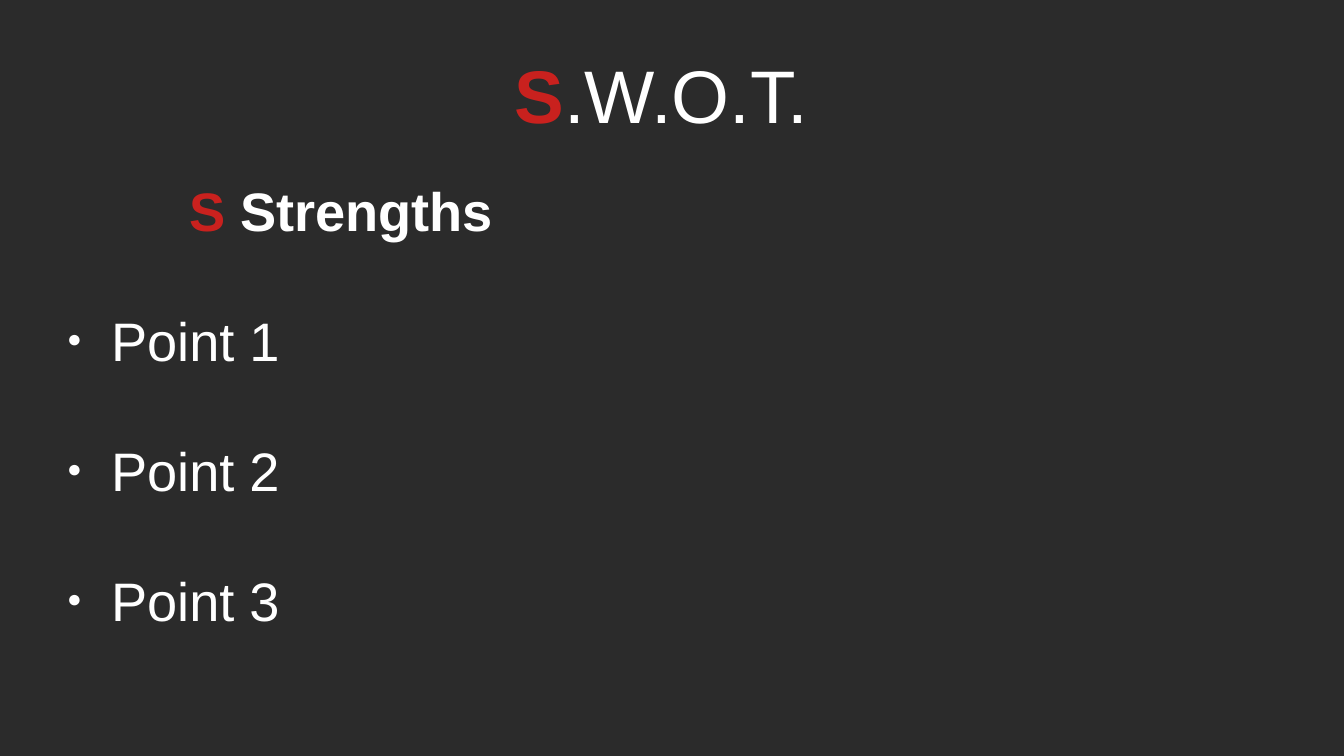
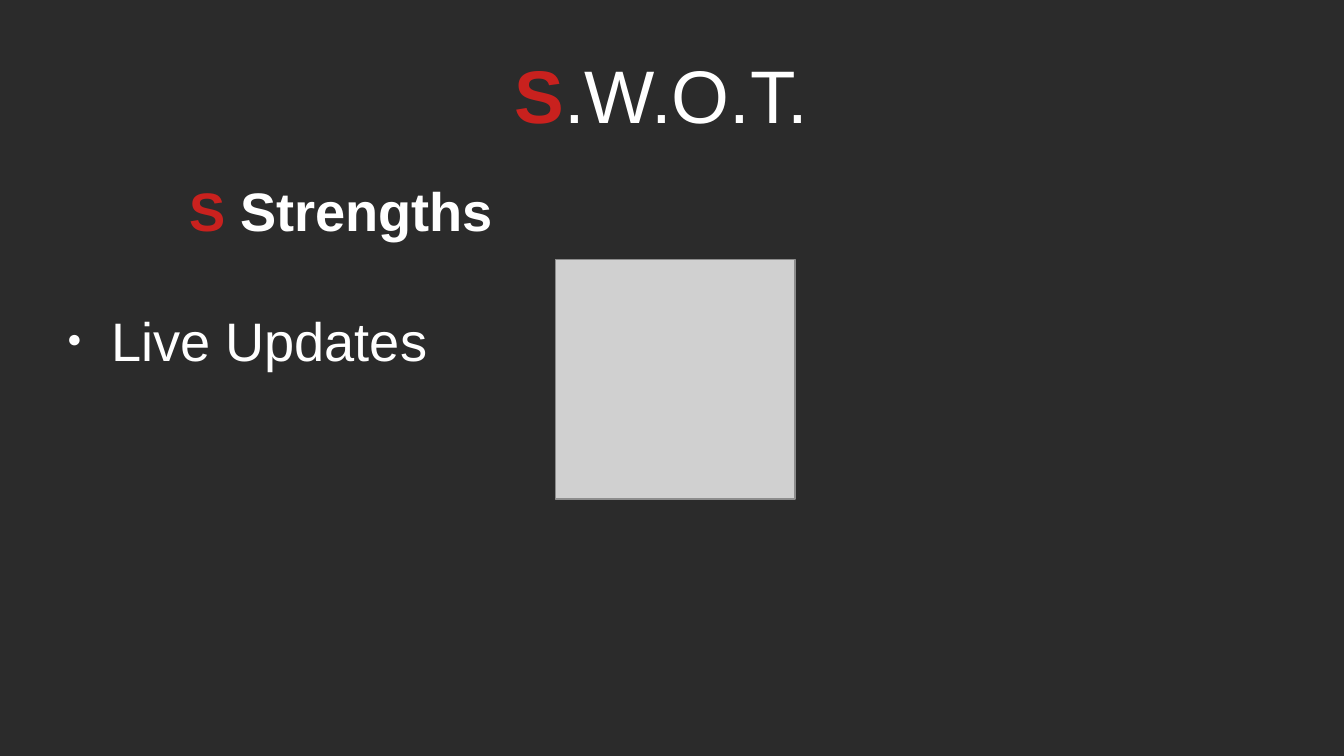
Before and after one commit to RayAndrade/JavaScriptStudy, a slide deck: slide 3 of Behavioral/Observer/swot.odp. Drawn at 1344x756 pixels with LibreOffice and Linux fonts; fonts in the diff are those of the drawing; grey boxes stand for pictures; background and template pictures are left out; a plain dark background stands for a picture behind light text. Boxes give left, top, right and bottom in pixels: in the first picture for what was removed or moved away, otherwise in the second. Text is boxed around its words. In the diff, an @@ line names an element or a change of style, - is before the commit and + after.

```diff
--- a/Behavioral/Observer/swot.odp
+++ b/Behavioral/Observer/swot.odp
@@ picture added at (555, 260, 795, 500) @@
@@ subtitle at (111, 321, 427, 370): text changed @@
-● Point 1
-● Point 2
-● Point 3
+● Live Updates
```
Also in this commit, not shown: 3 other slides changed, 8 slides added, 5 other files.
